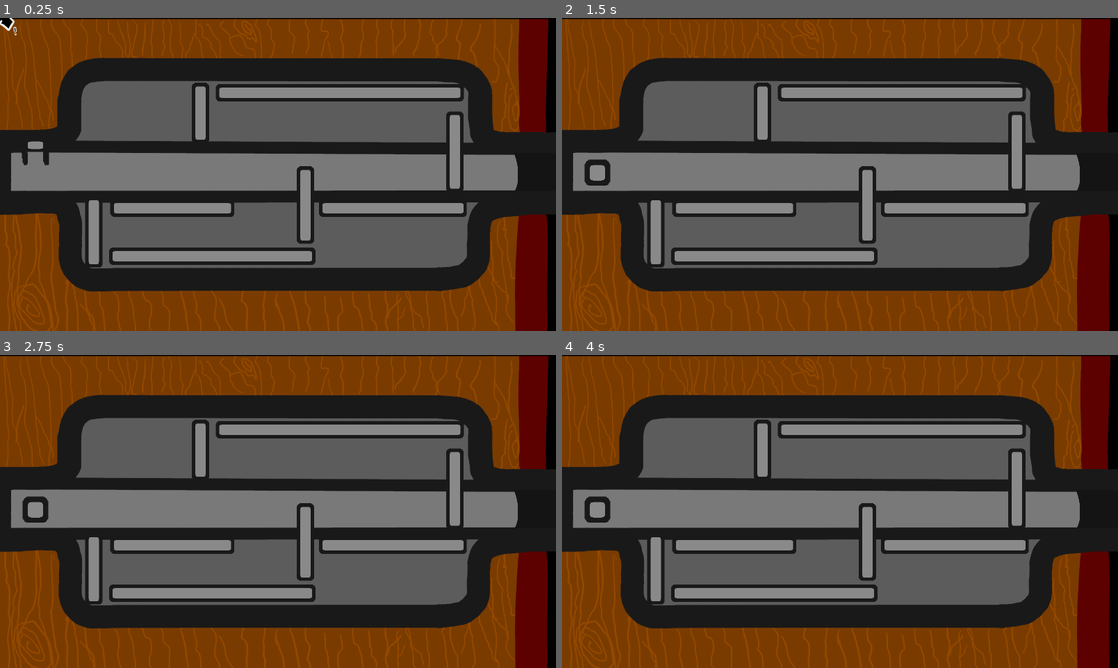
Above: before the commit, frames 1-4 (two rows, left to right).
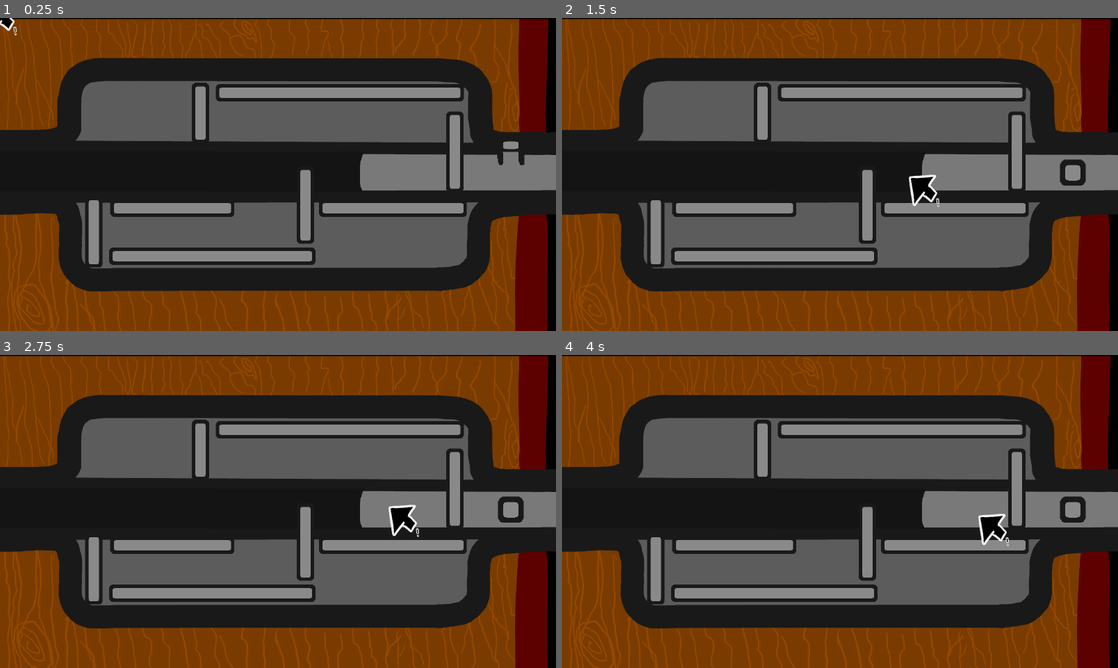
Above: after the commit, the same moments.

Repository: MarmadileManteater/Carbuncle-Game
Game: Godot game, scene res://scenes/global/global.tscn
The game is run twice, just before and just after one commit, with the same random seed, the same clock (stepped at 60 frames per second) and the same inputs.
Inputs (mouse positions are in pixels of both pictures, inside the frame that each line leads up to):
- Up to frame 1 (0.25 s): no input
- Up to frame 2 (1.5 s): move the mouse to (962, 158) at 0.52 s; click (962, 158) at 0.67 s; tap Enter at 1.25 s; move the mouse to (812, 174) at 1.27 s
- Up to frame 3 (2.75 s): tap Space at 2 s; move the mouse to (289, 505) at 2.02 s
- Up to frame 4 (4 s): tap Enter at 2.75 s; move the mouse to (834, 517) at 2.77 s; tap Space at 3.5 s; move the mouse to (878, 514) at 3.52 s

The runs differ from the first frame. In frame 1, 8.3% of the frame differs, in the area x 1-100%, y 39-56%; in frame 2, 8.4%; in frame 3, 8.5%, in the area x 1-100%, y 42-59%; in frame 4, 8.5%.

Commit message:
fix start of puzzle 1

Diff:
--- a/project/scenes/lock_puzzle_1/lock_puzzle_1.tscn
+++ b/project/scenes/lock_puzzle_1/lock_puzzle_1.tscn
@@ -9,7 +9,6 @@
 metadata/_custom_type_script = "uid://b1dagrohhup7i"
 
 [node name="LockPuzzle" parent="." unique_id=1173022754 instance=ExtResource("1_lr11s")]
-lock_start = 0
 
 [node name="PuzzlePiece" parent="LockPuzzle" unique_id=1614769464 instance=ExtResource("2_0heaw")]
 position = Vector2(978, 215)
